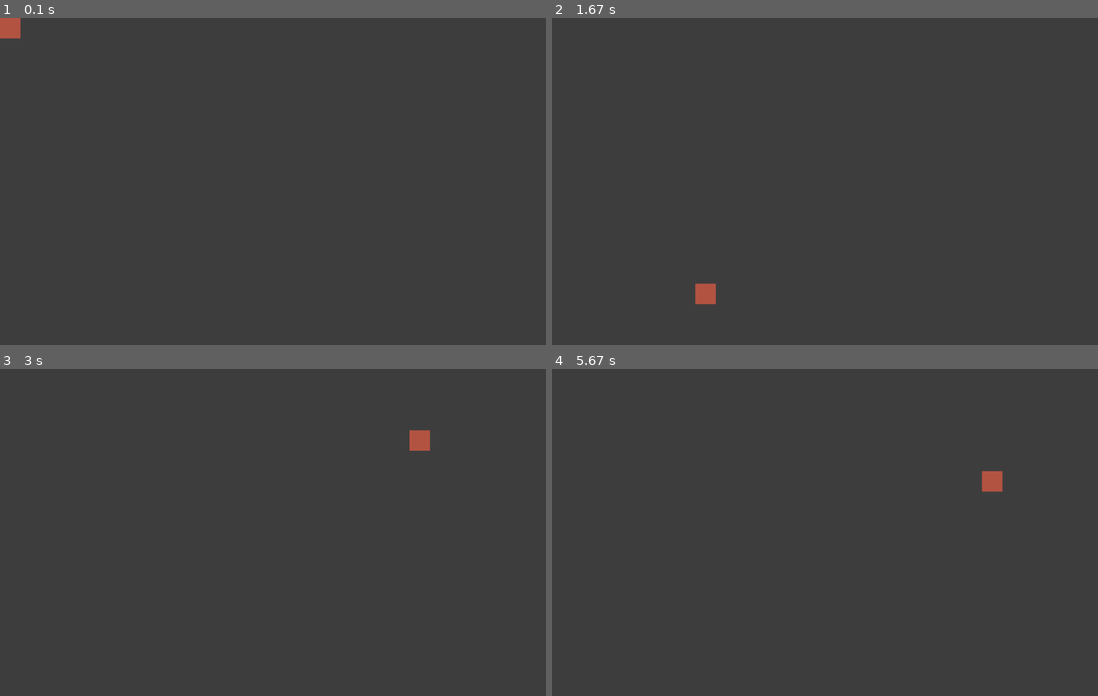
Above: before the commit, frames 1-4 (two rows, left to right).
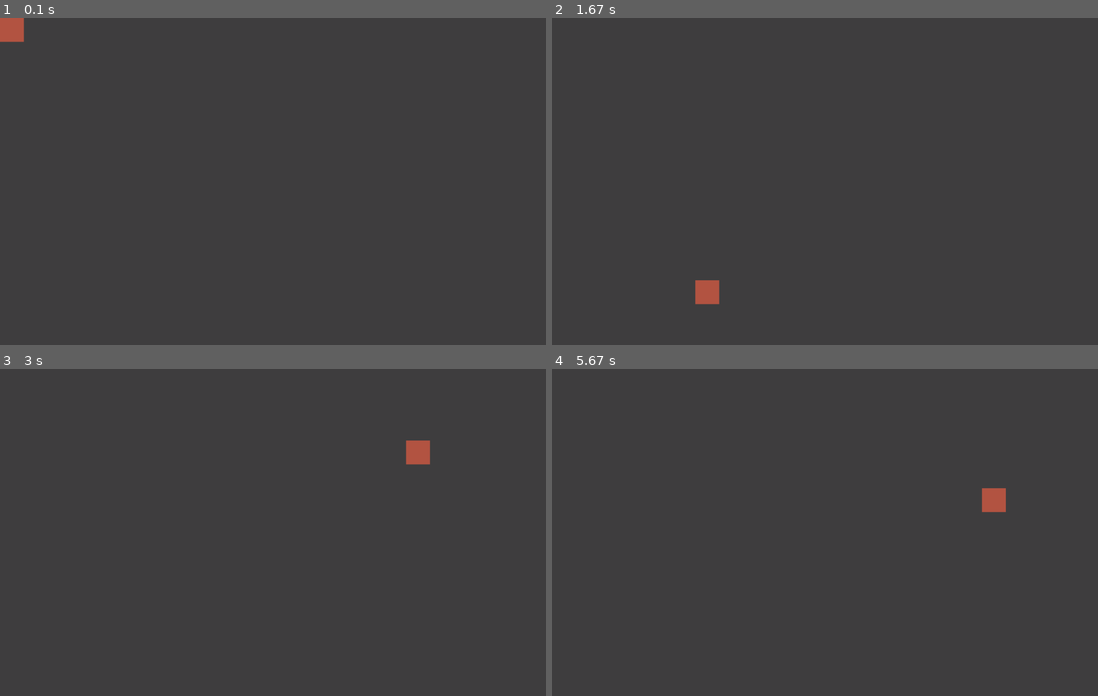
Above: after the commit, the same moments.

Repository: lhsueh1/pygame-card-with-japanese-cmatrix
Game: pygame game, started from badPractice.py
The game is run twice, just before and just after one commit, with the same random seed, the same clock (stepped at 60 frames per second) and the same inputs.
Inputs (mouse positions are in pixels of both pictures, inside the frame that each line leads up to):
- Up to frame 1 (0.1 s): no input
- Up to frame 2 (1.67 s): press the mouse at (612, 315) at 0.37 s; move the mouse to (633, 224) at 0.47 s; release the mouse at (655, 132) at 0.6 s; press the mouse at (612, 171) at 0.7 s; move the mouse to (628, 138) at 0.8 s; release the mouse at (639, 103) at 0.93 s; press the mouse at (590, 125) at 1.03 s; move the mouse to (808, 214) at 1.13 s; release the mouse at (1032, 305) at 1.27 s; press the mouse at (562, 76) at 1.37 s; move the mouse to (633, 181) at 1.47 s; release the mouse at (704, 286) at 1.6 s
- Up to frame 3 (3 s): press the mouse at (60, 404) at 1.7 s; move the mouse to (92, 493) at 1.8 s; release the mouse at (120, 584) at 1.93 s; press the mouse at (60, 382) at 2.03 s; move the mouse to (267, 395) at 2.13 s; release the mouse at (475, 408) at 2.27 s; press the mouse at (10, 643) at 2.37 s; move the mouse to (131, 525) at 2.47 s; release the mouse at (245, 411) at 2.6 s; press the mouse at (81, 476) at 2.7 s; move the mouse to (245, 457) at 2.8 s; release the mouse at (409, 440) at 2.93 s
- Up to frame 4 (5.67 s): press the mouse at (612, 427) at 3.03 s; move the mouse to (737, 470) at 3.13 s; release the mouse at (868, 512) at 3.27 s; press the mouse at (562, 522) at 3.37 s; move the mouse to (639, 535) at 3.47 s; release the mouse at (710, 545) at 3.6 s; press the mouse at (590, 686) at 3.7 s; move the mouse to (721, 565) at 3.8 s; release the mouse at (852, 440) at 3.93 s; press the mouse at (590, 594) at 4.03 s; move the mouse to (606, 581) at 4.13 s; release the mouse at (628, 565) at 4.27 s; press the mouse at (612, 450) at 4.37 s; move the mouse to (633, 489) at 4.47 s; release the mouse at (650, 525) at 4.6 s; press the mouse at (562, 571) at 4.7 s; move the mouse to (797, 597) at 4.8 s; release the mouse at (1027, 627) at 4.93 s; press the mouse at (633, 404) at 5.03 s; move the mouse to (672, 493) at 5.13 s; release the mouse at (710, 581) at 5.27 s; press the mouse at (612, 686) at 5.37 s; move the mouse to (797, 588) at 5.47 s; release the mouse at (988, 489) at 5.6 s

The runs differ from the first frame. In frame 1, 0.1% of the frame differs, in the area x 0-5%, y 0-8%; in frame 2, less than 0.1%; in frame 3, 0.3%; in frame 4, 0.5%, in the area x 78-84%, y 31-44%.

Commit message:
card part done

Diff:
--- a/badPractice.py
+++ b/badPractice.py
@@ -1,5 +1,6 @@
 import pygame
 import sys
+import time
 
 class Square(pygame.sprite.Sprite):
 
@@ -37,7 +38,7 @@
 
         #black
         self.black = pygame.sprite.Group()
-        squareSize = 60
+        squareSize = 70
         for row in range(1700//squareSize):
             for column in range(920//squareSize + 2):
                 x = 0 + squareSize * row
@@ -47,9 +48,63 @@
         #dead black
         self.deadB = pygame.sprite.Group()
 
-        #font
+        #button
+        self.buttons = pygame.sprite.Group()
+        self.show = Square(1600-squareSize, 0, squareSize, squareSize, "src/pink.png")
+        self.buttons.add(self.show)
+
+        #balloon
+        self.balloon = Square(0, 0, 171, 320, "src/balloon.png")
+
         pygame.font.init()
-        font = pygame.font.Font("src/jf-openhuninn-1.1.ttf", 12)
+        self.card1 = "Dear麗莎"
+        self.card2 = "生日快樂(*´ω`)人(´ω`*)"
+        self.card3 = "我成大第一個(或唯一?)的朋朋！我們也這樣玩了一個大一了，從上學期每個星期二的超趕午餐、星期五"
+        self.card4 = "的餐廳抉擇，到這學期「不知道」「那茶朵吧」的星期二五，還有每次都變波哥的珍妮花，我們就這樣"
+        self.card5 = "愉快地遠離育樂街覓食，真的有幸然後一起吃喝重新探索成大！"
+
+        self.card6 = "也因為很意外地認識了，讓我有機會體驗很多原本以為無緣的大學生日常，像第一次上大學一樣，比你幼"
+        self.card7 = "稚地各種新奇興奮，雖然明年可能沒辦法再一起吐嘈抱怨，但我們還是要保持聯絡歐，我好想知道接下來"
+        self.card8 = "有幾個人成功轉走哈哈哈，而且身為一個孤僻鄙視周圍的人，可以找到一個一起玩鬧八卦的夥伴真的很開心！"
+
+        self.card9 = "身份爆出來雖然是個小意外，但很慶幸又多了一個可以講話的人了！也感謝你不嫌棄聽我講一些奇怪的、"
+        self.card10 = "資工宅的東西(˙︶˙)如果以後電腦有問題也可以問我（？（看哪這可是工具人系裡很大很大的flag歐，"
+        self.card11 = "敝人意思意思嫌棄完還是會努力解惑的XD"
+
+        self.card12 = "19歲最後一年青少年呢（嗚嗚怎麼這麼年輕´oωo`）大家都說9字尾會衰，但才沒有呢，看我們玩得多開心(？"
+        self.card13 = "大學就是要這樣在很熱的太陽下玩鬧呀，然後遇到各種神奇的人類、體驗各種神奇的事情，然後盡情體驗"
+        self.card14 = "跟發現，期待你之後的燦爛生活！"
+
+        self.card15 = "最後完全沒有料到會是在這種情況下做出一個這麼具有遠距精神的卡片XD"
+        self.card16 = "這次前面做了一個經典的cmatrix，因為日文不是我看得懂的，所以如果有奇怪的東西出現，記得跟我說，"
+        self.card17 = "我拿去找寫的人算帳。然後這邊我堅持叫做拿手電筒照的牆壁（雖然好像有點沒fu）反正我努力了(ovo)"
+        self.card18 = "希望你會喜歡，然後有「啊！這就是有個資工朋友的感覺！」XD <3"
+        self.card19 = "亦絢ˊˇˋ"
+        self.card20 = "5/22/2021"
+
+
+        font = pygame.font.Font("src/jf-openhuninn-1.1.ttf", 22)
+        self.fontRead1 = font.render(self.card1, False,(0,0,0))
+        self.fontRead2 = font.render(self.card2, False,(0,0,0))
+        self.fontRead3 = font.render(self.card3, False,(0,0,0))
+        self.fontRead4 = font.render(self.card4, False,(0,0,0))
+        self.fontRead5 = font.render(self.card5, False,(0,0,0))
+        self.fontRead6 = font.render(self.card6, False,(0,0,0))
+        self.fontRead7 = font.render(self.card7, False,(0,0,0))
+        self.fontRead8 = font.render(self.card8, False,(0,0,0))
+        self.fontRead9 = font.render(self.card9, False,(0,0,0))
+        self.fontRead10 = font.render(self.card10, False,(0,0,0))
+        self.fontRead11 = font.render(self.card11, False,(0,0,0))
+        self.fontRead12 = font.render(self.card12, False,(0,0,0))
+        self.fontRead13 = font.render(self.card13, False,(0,0,0))
+        self.fontRead14 = font.render(self.card14, False,(0,0,0))
+        self.fontRead15 = font.render(self.card15, False,(0,0,0))
+        self.fontRead16 = font.render(self.card16, False,(0,0,0))
+        self.fontRead17 = font.render(self.card17, False,(0,0,0))
+        self.fontRead18 = font.render(self.card18, False,(0,0,0))
+        self.fontRead19 = pygame.font.Font("src/jf-openhuninn-1.1.ttf", 35).render(self.card19, False,(0,0,0))
+        self.fontRead20 = pygame.font.Font("src/jf-openhuninn-1.1.ttf", 18).render(self.card20, False,(0,0,0))
+
 
     def mainLoop(self):
         '''
@@ -58,7 +113,7 @@
         self.gameLoop()
 
     def gameLoop(self):
-        pygame.key.set_repeat(1,10)
+        pygame.key.set_repeat(1,100)
 
         while True:
             #exit button
@@ -67,13 +122,6 @@
                     sys.exit()
 
 
-
-
-
-
-
-
-
             for i in self.black:
                 if i.rect.collidepoint(pygame.mouse.get_pos()):
                     self.black.remove(i)
@@ -81,14 +129,129 @@
 
 
 
+            if pygame.mouse.get_pressed()[0] and self.show.rect.collidepoint(pygame.mouse.get_pos()):
+                time.sleep(0.3)
+                self.everythingLoop()
+
 
             #redraw the entire screen
             self.background = pygame.transform.scale((pygame.image.load("src/red.png")), (1600,960))
             self.screen.blit(self.background, (0, 0))
+            y = 80
+            a = 40
+            self.screen.blit(self.fontRead1,(100,y))
+            y+=a+20
+            self.screen.blit(self.fontRead2,(100,y))
+            y+=a
+            self.screen.blit(self.fontRead3,(100,y))
+            y+=a
+            self.screen.blit(self.fontRead4,(100,y))
+            y+=a
+            self.screen.blit(self.fontRead5,(100,y))
+            y+=a+20
+            self.screen.blit(self.fontRead6,(100,y))
+            y+=a
+            self.screen.blit(self.fontRead7,(100,y))
+            y+=a
+            self.screen.blit(self.fontRead8,(100,y))
+            y+=a+20
+            self.screen.blit(self.fontRead9,(100,y))
+            y+=a
+            self.screen.blit(self.fontRead10,(100,y))
+            y+=a
+            self.screen.blit(self.fontRead11,(100,y))
+            y+=a+20
+            self.screen.blit(self.fontRead12,(100,y))
+            y+=a
+            self.screen.blit(self.fontRead13,(100,y))
+            y+=a
+            self.screen.blit(self.fontRead14,(100,y))
+            y+=a+20
+            self.screen.blit(self.fontRead15,(100,y))
+            y+=a
+            self.screen.blit(self.fontRead16,(100,y))
+            y+=a
+            self.screen.blit(self.fontRead17,(100,y))
+            y+=a
+            self.screen.blit(self.fontRead18,(100,y))
+            self.screen.blit(self.fontRead19, (1200, y))
+            self.screen.blit(self.fontRead20, (1350, y+35))
+
+
+            self.buttons.draw(self.screen)
+
             self.black.draw(self.screen)
-            pygame.display.flip()
+            pygame.display.update()
             self.black.add(self.deadB)
             self.deadB.empty()
+
+    def everythingLoop(self):
+        #pygame.key.set_repeat(10)
+        while True:
+            #exit button
+            for event in pygame.event.get():
+                if event.type == pygame.QUIT:
+                    sys.exit()
+
+            if pygame.mouse.get_pressed()[0] and self.show.rect.collidepoint(pygame.mouse.get_pos()):
+                time.sleep(0.3)
+                self.gameLoop()
+
+            if pygame.mouse.get_pressed()[0]:
+                self.buttons.add(self.balloon)
+                self.balloon.rect.x = pygame.mouse.get_pos()[0]-80
+                self.balloon.rect.y = pygame.mouse.get_pos()[1]-160
+
+
+           #redraw the entire screen
+            self.background = pygame.transform.scale((pygame.image.load("src/red.png")), (1600,960))
+            self.screen.blit(self.background, (0, 0))
+            y = 80
+            a = 40
+            self.screen.blit(self.fontRead1,(100,y))
+            y+=a+20
+            self.screen.blit(self.fontRead2,(100,y))
+            y+=a
+            self.screen.blit(self.fontRead3,(100,y))
+            y+=a
+            self.screen.blit(self.fontRead4,(100,y))
+            y+=a
+            self.screen.blit(self.fontRead5,(100,y))
+            y+=a+20
+            self.screen.blit(self.fontRead6,(100,y))
+            y+=a
+            self.screen.blit(self.fontRead7,(100,y))
+            y+=a
+            self.screen.blit(self.fontRead8,(100,y))
+            y+=a+20
+            self.screen.blit(self.fontRead9,(100,y))
+            y+=a
+            self.screen.blit(self.fontRead10,(100,y))
+            y+=a
+            self.screen.blit(self.fontRead11,(100,y))
+            y+=a+20
+            self.screen.blit(self.fontRead12,(100,y))
+            y+=a
+            self.screen.blit(self.fontRead13,(100,y))
+            y+=a
+            self.screen.blit(self.fontRead14,(100,y))
+            y+=a+20
+            self.screen.blit(self.fontRead15,(100,y))
+            y+=a
+            self.screen.blit(self.fontRead16,(100,y))
+            y+=a
+            self.screen.blit(self.fontRead17,(100,y))
+            y+=a
+            self.screen.blit(self.fontRead18,(100,y))
+            self.screen.blit(self.fontRead19, (1200, y))
+            self.screen.blit(self.fontRead20, (1350, y+35))
+
+
+            self.buttons.draw(self.screen)
+
+            pygame.display.flip()
+            self.buttons.remove(self.balloon)
+
 
 
 
Binary file added: src/balloon.png
